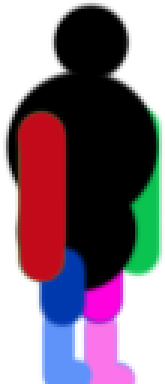
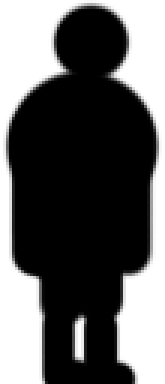
Comparing the layer stacks of the two 165x384 images. Changes:
painted on "RightArm" over [9, 108, 69, 285]
painted on "RightUpperLeg" over [36, 243, 90, 330]
painted on "RightLowerLeg" over [39, 303, 96, 384]
painted on "LeftArm" over [108, 105, 165, 279]
painted on "LeftUpperLeg" over [72, 246, 126, 327]
painted on "LeftLowerLeg" over [78, 306, 138, 384]
